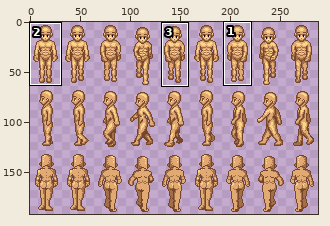
File history of a sprite sheet, graphics/sprites/male.png. The first picture is a wide view before the edit; the outline marks the close-up.
Close-up. Earlier state:
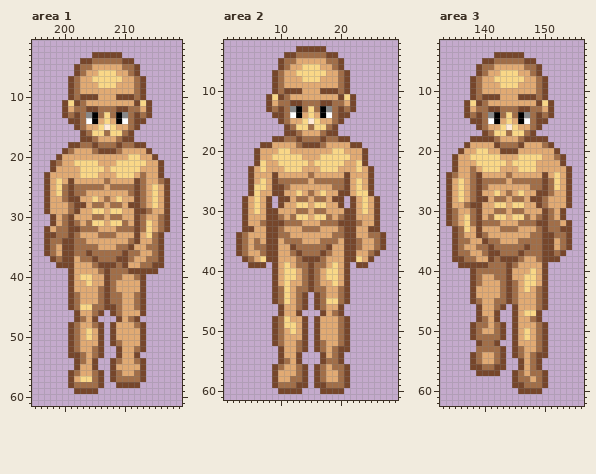
The file is 288x192 pixels. Colours within 5 levels of each other are drawn and written as one. Shown: area 1: x 195..219, y 1..61; area 2: x 1..29, y 2..61; area 3: x 133..156, y 2..62. The commit also changed other parts of the picture, which this record leaves out.
New version:
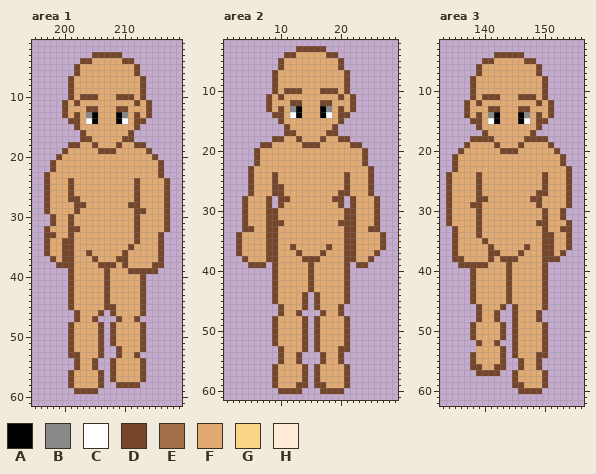
Palette (. is transparent): A #000000  B #888888  C #ffffff  D #76462b  E #a16e48  F #e1aa73  G #f9d787  H #ffebd7
Diff:
Area 1:
y 4: x 205..209 EEEEE -> FFFFF
y 5: x 203..204 EE -> FF; x 210..211 EE -> FF
y 6: x 203 E -> F; x 206..208 GGG -> FFF; x 211 E -> F
y 7: x 202 E -> F; x 205..209 GGGGG -> FFFFF; x 212 E -> F
y 8: x 202 E -> F; x 206..208 GGG -> FFF; x 212 E -> F
y 9..10: x 202 E -> F; x 212 E -> F
y 11: x 201 G -> F; x 203 E -> F; x 213 G -> F
y 12: x 202..203 EE -> FF; x 206..208 EEE -> FFF; x 211..212 EE -> FF
y 13: x 201 E -> F; x 203 E -> F; x 206..208 EGE -> FFF; x 211 E -> F; x 213 E -> F
y 14: x 203 E -> F; x 207 G -> F; x 211 E -> F
y 15: x 203 E -> F; x 206..208 GHG -> FFF; x 211 E -> F
y 16: x 204..210 EGGEGGE -> FFFFFFF
y 17: x 205 E -> F; x 209 E -> F
y 18: x 203..204 EE -> FF; x 206..208 EEE -> FFF; x 210..211 EE -> FF
y 19: x 201 E -> F; x 205 E -> F; x 209 E -> F
y 20: x 211..212 GG -> FF
y 21: x 199 E -> F; x 202..205 GGGG -> FFFF; x 209..213 GGGGG -> FFFFF
y 22: x 203..206 GGGG -> FFFF; x 208..212 GGGGG -> FFFFF
y 23: x 203..205 GGG -> FFF; x 209..211 GGG -> FFF; x 213 E -> F
y 24: x 199 G -> F; x 207 E -> F; x 213 E -> F; x 216 E -> F
y 25: x 199..200 GE -> FF; x 202..206 EEEEE -> FFFFF; x 208..211 EEEE -> FFFF; x 213 E -> F; x 215 G -> F
y 26: x 199..200 GE -> FF; x 202..203 EE -> FF; x 211 E -> F; x 213 E -> F; x 215 G -> F
y 27: x 200 E -> F; x 205 G -> F; x 207 E -> F; x 209 G -> F; x 213 E -> F; x 215 G -> F
y 28: x 201 E -> F; x 205..206 EE -> FF; x 208..209 EE -> FF; x 213 E -> F; x 215 G -> F
y 29: x 201 E -> F; x 205..206 GG -> FF; x 208..209 GG -> FF; x 214 E -> F
y 30: x 200 E -> F; x 205..206 EE -> FF; x 208..209 EE -> FF; x 213 E -> F; x 216 E -> F
y 31: x 200 E -> F; x 202 E -> F; x 204..206 EGG -> FFF; x 208..210 GGE -> FFF; x 213..214 EG -> FF; x 216 E -> F
y 32: x 199..200 EE -> FF; x 203..205 EEE -> FFF; x 209..211 EEE -> FFF; x 213..214 EG -> FF; x 216 E -> F
y 33: x 199..200 EE -> FF; x 202 E -> F; x 206..208 EEE -> FFF; x 214..215 GE -> FF
y 34: x 198..199 EE -> FF; x 202..203 EE -> FF; x 211 E -> F; x 215 E -> F
y 35: x 198 E -> F; x 202..205 EEEE -> FFFF; x 209..210 EE -> FF; x 214..215 EE -> FF
y 36: x 198 E -> F; x 202..203 EE -> FF; x 205..209 EEEEE -> FFFFF; x 211..212 EE -> FF; x 215 E -> F
y 37: x 199 E -> F; x 203..204 EE -> FF; x 206..208 EEE -> FFF; x 211 E -> F; x 214..215 EE -> FF
y 38: x 205 E -> F; x 209 E -> F; x 213..214 EE -> FF
y 39: x 206 E -> F; x 208..210 EEE -> FFF
y 40: x 203..204 GG -> FF; x 208..209 EE -> FF; x 212 E -> F
y 41: x 204 G -> F; x 208 E -> F
y 42: x 206 E -> F; x 208 E -> F
y 43..44: x 202 E -> F; x 206 E -> F; x 208..209 EE -> FF; x 212 E -> F
y 45: x 202..206 EGGEE -> FFFFF; x 209 E -> F; x 212 E -> F
y 46: x 205 E -> F; x 209 E -> F
y 47: x 203 E -> F; x 211 E -> F
y 48: x 202 E -> F; x 205 E -> F; x 212 E -> F
y 49..50: x 202 E -> F; x 204 G -> F
y 51: x 202 E -> F; x 209 E -> F
y 52: x 202 E -> F; x 205 E -> F; x 212 E -> F
y 53: x 203 E -> F; x 205 E -> F
y 54: x 203 E -> F; x 209 E -> F; x 212 E -> F
y 56: x 202 E -> F; x 205 E -> F; x 209 E -> F; x 212 E -> F
y 57: x 203..205 GGE -> FFF; x 209..212 EEEE -> FFFF
y 58: x 202..205 EEEE -> FFFF
Area 2:
y 4: x 13..17 EEEEE -> FFFFF
y 5: x 11..12 EE -> FF; x 18..19 EE -> FF
y 6: x 11 E -> F; x 14..16 GGG -> FFF; x 19 E -> F
y 7: x 10 E -> F; x 13..17 GGGGG -> FFFFF; x 20 E -> F
y 8: x 10 E -> F; x 14..16 GGG -> FFF; x 20 E -> F
y 9..10: x 10 E -> F; x 20 E -> F
y 11: x 9 G -> F; x 11 E -> F; x 21 G -> F
y 12: x 10..11 EE -> FF; x 14..16 EEE -> FFF; x 19..20 EE -> FF
y 13: x 9 E -> F; x 11 E -> F; x 14..16 EGE -> FFF; x 19 E -> F; x 21 E -> F
y 14: x 11 E -> F; x 15 G -> F; x 19 E -> F
y 15: x 11 E -> F; x 14..16 GHG -> FFF; x 19 E -> F
y 16: x 12..18 EGGEGGE -> FFFFFFF
y 17: x 13 E -> F; x 17 E -> F
y 18: x 11..12 EE -> FF; x 14..16 EEE -> FFF; x 18..19 EE -> FF
y 19: x 13 E -> F; x 17 E -> F
y 20: x 10..11 GG -> FF; x 19..20 GG -> FF
y 21: x 9..13 GGGGG -> FFFFF; x 17..21 GGGGG -> FFFFF
y 22: x 7 G -> F; x 10..14 GGGGG -> FFFFF; x 16..20 GGGGG -> FFFFF; x 23 G -> F
y 23: x 7 G -> F; x 11..13 GGG -> FFF; x 17..19 GGG -> FFF; x 23 G -> F
y 24: x 15 E -> F
y 25: x 7 G -> F; x 10..14 EEEEE -> FFFFF; x 16..20 EEEEE -> FFFFF; x 23 G -> F
y 26: x 6..7 GG -> FF; x 11 E -> F; x 19..20 EE -> FF; x 23 G -> F
y 27: x 6 G -> F; x 13 G -> F; x 15 E -> F; x 17 G -> F; x 23..24 GG -> FF
y 28: x 6 G -> F; x 13..14 EE -> FF; x 16..17 EE -> FF; x 24 G -> F
y 29: x 6 G -> F; x 13..14 GG -> FF; x 16..17 GG -> FF; x 24 G -> F
y 30: x 6 G -> F; x 13..14 EE -> FF; x 16..17 EE -> FF; x 24 G -> F
y 31: x 10 E -> F; x 12..14 EGG -> FFF; x 16..18 GGE -> FFF; x 20 E -> F
y 32: x 7 E -> F; x 11..13 EEE -> FFF; x 17..19 EEE -> FFF; x 23 E -> F
y 33: x 10 E -> F; x 14..16 EEE -> FFF; x 20 E -> F
y 34: x 4 E -> F; x 10..11 EE -> FF; x 19..20 EE -> FF; x 25..26 EE -> FF
y 35: x 4 E -> F; x 6 E -> F; x 11..13 EEE -> FFF; x 17..19 EEE -> FFF; x 23 E -> F; x 26 E -> F
y 36: x 4 E -> F; x 6..7 EE -> FF; x 13..17 EEEEE -> FFFFF; x 23 E -> F; x 26 E -> F
y 37: x 4 E -> F; x 7 E -> F; x 12 E -> F; x 14..16 EEE -> FFF; x 18 E -> F; x 25 E -> F
y 38: x 5 E -> F; x 7 G -> F; x 13 E -> F; x 17 E -> F; x 23 G -> F
y 39: x 11 G -> F; x 13..14 EE -> FF; x 16..17 EE -> FF; x 19 G -> F
y 40..41: x 11..12 GG -> FF; x 14 E -> F; x 16 E -> F; x 18..19 GG -> FF
y 42: x 11 G -> F; x 14 E -> F; x 16 E -> F; x 19 G -> F
y 43: x 10..11 EG -> FF; x 13..14 EE -> FF; x 16..17 EE -> FF; x 20 E -> F
y 44: x 10..11 EG -> FF; x 13 E -> F; x 17 E -> F; x 20 E -> F
y 45: x 10..11 EG -> FF; x 13 E -> F; x 17..20 EGGE -> FFFF
y 46: x 13 E -> F; x 17 E -> F
y 47: x 19 E -> F
y 48: x 10..11 EG -> FF; x 20 E -> F
y 49: x 10..12 EGG -> FFF; x 20 E -> F
y 50: x 10 E -> F; x 12 G -> F; x 20 E -> F
y 51: x 10 E -> F; x 20 E -> F
y 52: x 10 E -> F; x 13 E -> F; x 17 E -> F; x 20 E -> F
y 53: x 13 E -> F; x 17 E -> F; x 19 E -> F
y 54: x 19 E -> F
y 55: x 11 E -> F; x 18..19 EE -> FF
y 56: x 10 E -> F; x 13 E -> F; x 17 E -> F; x 19..20 EE -> FF
y 57: x 13 E -> F; x 17 E -> F; x 20 E -> F
y 58: x 12..13 EE -> FF; x 17 E -> F; x 20 E -> F
y 59: x 10..12 EEE -> FFF; x 18..20 EEE -> FFF
Area 3:
y 5: x 142..146 EEEEE -> FFFFF
y 6: x 140..141 EE -> FF; x 147..148 EE -> FF
y 7: x 140 E -> F; x 143..145 GGG -> FFF; x 148 E -> F
y 8: x 139 E -> F; x 142..146 GGGGG -> FFFFF; x 149 E -> F
y 9: x 139 E -> F; x 143..145 GGG -> FFF; x 149 E -> F
y 10..11: x 139 E -> F; x 149 E -> F
y 12: x 138 G -> F; x 140 E -> F; x 150 G -> F
y 13: x 139..140 EE -> FF; x 143..145 EEE -> FFF; x 148..149 EE -> FF
y 14: x 138 E -> F; x 140 E -> F; x 143..145 EGE -> FFF; x 148 E -> F; x 150 E -> F
y 15: x 140 E -> F; x 144 G -> F; x 148 E -> F
y 16: x 140 E -> F; x 143..145 GHG -> FFF; x 148 E -> F
y 17: x 141..147 EGGEGGE -> FFFFFFF
y 18: x 142 E -> F; x 146 E -> F
y 19: x 143..145 EEE -> FFF; x 150 E -> F
y 20: x 139..140 GG -> FF
y 21: x 138..142 GGGGG -> FFFFF; x 146..149 GGGG -> FFFF; x 152 E -> F
y 22: x 139..143 GGGGG -> FFFFF; x 145..148 GGGG -> FFFF
y 23: x 138 E -> F; x 140..142 GGG -> FFF; x 146..148 GGG -> FFF
y 24: x 135 E -> F; x 138 E -> F; x 144 E -> F; x 152 G -> F
y 25: x 136 G -> F; x 138 E -> F; x 140..143 EEEE -> FFFF; x 145..149 EEEEE -> FFFFF; x 151..152 EG -> FF
y 26: x 136 G -> F; x 138 E -> F; x 140 E -> F; x 148..149 EE -> FF; x 151..152 EG -> FF
y 27: x 136 G -> F; x 138 E -> F; x 142 G -> F; x 144 E -> F; x 146 G -> F; x 151 E -> F
y 28: x 136 G -> F; x 138 E -> F; x 142..143 EE -> FF; x 145..146 EE -> FF; x 150 E -> F
y 29: x 137 E -> F; x 142..143 GG -> FF; x 145..146 GG -> FF; x 150 E -> F
y 30: x 135 E -> F; x 138 E -> F; x 142..143 EE -> FF; x 145..146 EE -> FF; x 151 E -> F
y 31: x 135 E -> F; x 137..138 GE -> FF; x 141..143 EGG -> FFF; x 145..147 GGE -> FFF; x 149 E -> F; x 151 E -> F
y 32: x 135 E -> F; x 137..138 GE -> FF; x 140..142 EEE -> FFF; x 146..148 EEE -> FFF; x 151..152 EE -> FF
y 33: x 136..137 EG -> FF; x 143..145 EEE -> FFF; x 149 E -> F; x 151..152 EE -> FF
y 34: x 136 E -> F; x 140 E -> F; x 148..149 EE -> FF; x 152..153 EE -> FF
y 35: x 136..137 EE -> FF; x 141..142 EE -> FF; x 146..149 EEEE -> FFFF; x 153 E -> F
y 36: x 136 E -> F; x 139..140 EE -> FF; x 142..146 EEEEE -> FFFFF; x 148..149 EE -> FF; x 153 E -> F
y 37: x 136..137 EE -> FF; x 140 E -> F; x 143..145 EEE -> FFF; x 147..149 EEE -> FFF; x 152 E -> F
y 38: x 137..138 EE -> FF; x 142 E -> F; x 146 E -> F; x 149 E -> F
y 39: x 141..143 EEE -> FFF; x 145 E -> F
y 40: x 139..143 EEEEE -> FFFFF; x 148 G -> F
y 41: x 139 E -> F; x 142..143 EE -> FF; x 147..148 GG -> FF
y 42: x 139 E -> F; x 143 E -> F; x 145 E -> F; x 147..148 GG -> FF
y 43: x 143 E -> F; x 145 E -> F; x 147 G -> F; x 149 E -> F
y 44: x 143 E -> F; x 145 E -> F; x 149 E -> F
y 45: x 139 E -> F; x 142..143 EE -> FF; x 145 E -> F; x 149 E -> F
y 46: x 142 E -> F; x 149 E -> F
y 47: x 147..148 GG -> FF
y 48: x 140 E -> F; x 148 E -> F
y 49: x 139..140 EE -> FF; x 142 E -> F; x 149 E -> F
y 50: x 139 E -> F; x 142 E -> F; x 147 G -> F; x 149 E -> F
y 51: x 139..142 EEEE -> FFFF; x 147 G -> F; x 149 E -> F
y 52: x 140..141 EE -> FF; x 149 E -> F
y 53: x 139..142 EEEE -> FFFF; x 146 E -> F; x 149 E -> F
y 54: x 139 E -> F; x 142 E -> F; x 146 E -> F; x 148 E -> F
y 55: x 139 E -> F; x 142 E -> F; x 148 E -> F
y 56: x 140..141 EE -> FF; x 148 E -> F
y 57: x 146 E -> F; x 148..149 EE -> FF
y 58: x 146..147 EE -> FF; x 149 E -> F
y 59: x 147..149 EEE -> FFF
Where, in picture pixels (left, top, right, bottom), the same in both close-ups:
changed: (50, 58, 164, 388)
changed: (242, 52, 380, 388)
changed: (452, 58, 566, 388)
